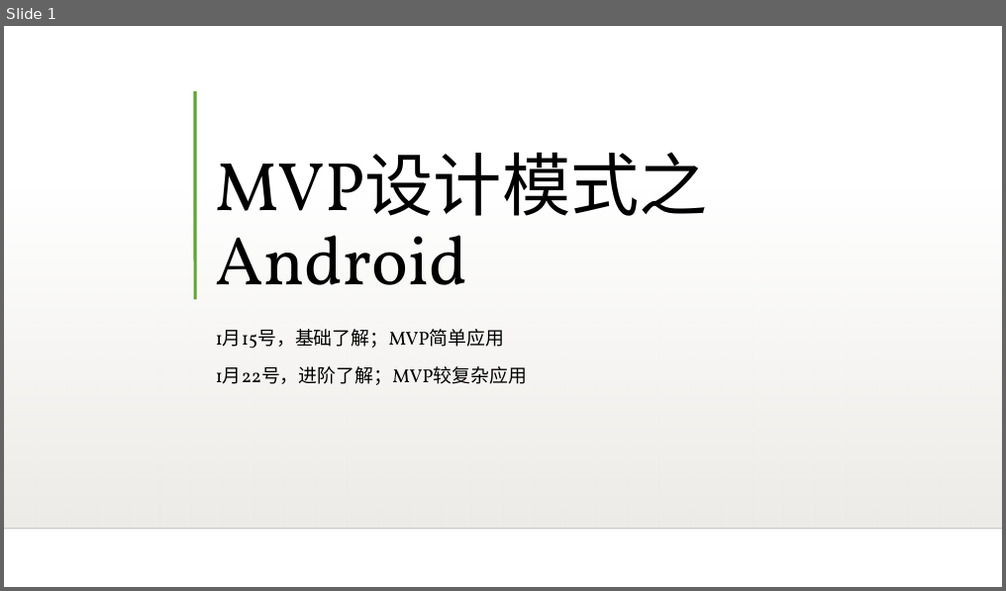
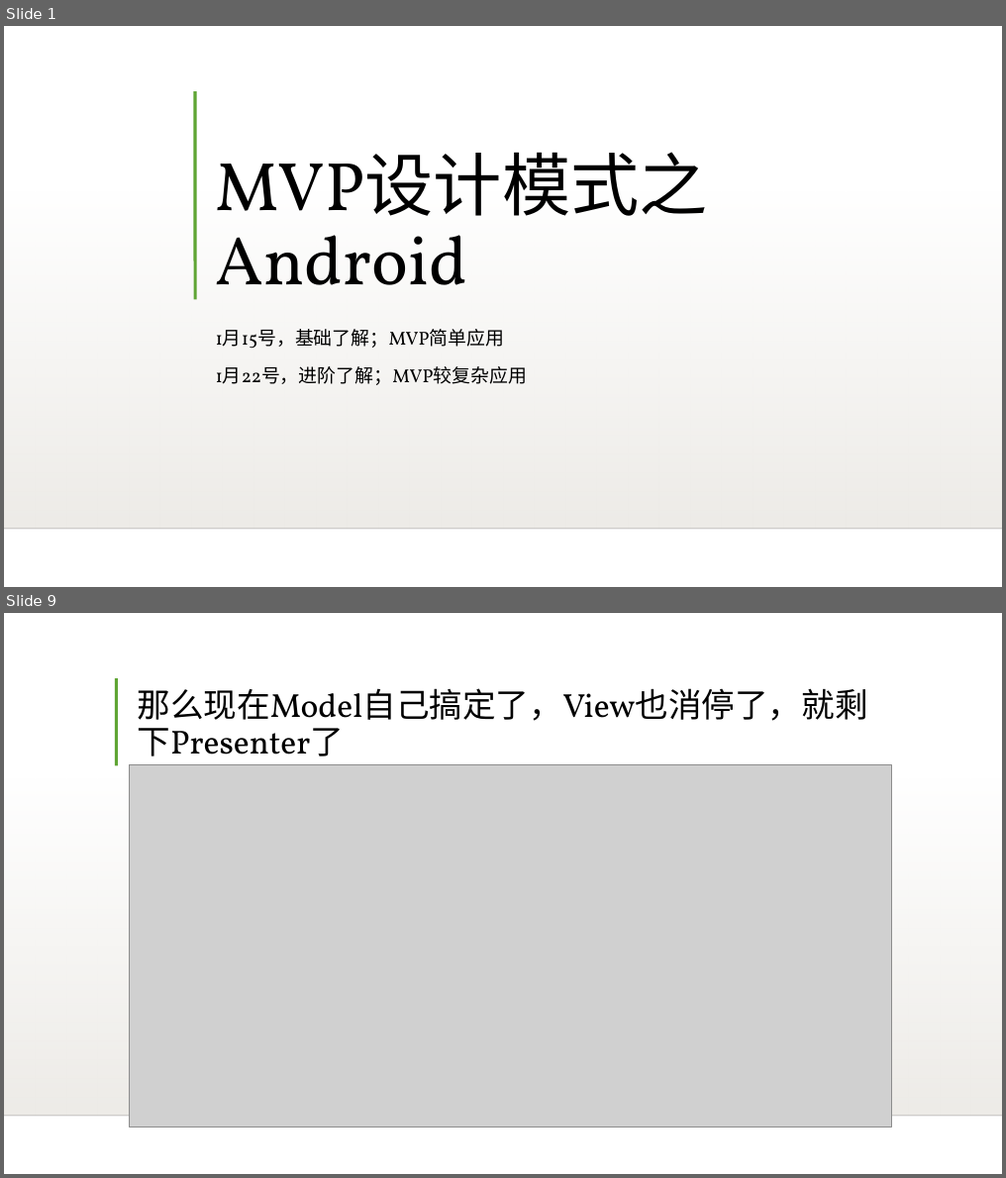
Before and after one commit to Yongcoder315/LearnUtils, a slide deck: MVP设计模式之Android.ppt. Shown one above the other, each under a label of ours: slide 1 before the commit, slides 1 and 9 after it; the slides between them are not shown. The pictures are 1006x591 and 1006x1178 pixels, drawn with LibreOffice and Linux fonts; fonts in the diff are those of the drawing; grey boxes stand for pictures; background and template pictures are left out. Boxes give left, top, right and bottom in pixels: in the first picture for what was removed or moved away, otherwise in the second. Text is boxed around its words. In the diff, an @@ line names an element or a change of style, - is before the commit and + after.

```diff
--- a/MVP设计模式之Android.ppt
+++ b/MVP设计模式之Android.ppt
@@ slide 9 added at (4,613,1002,1174), background picture (left out); not listed: 2 template elements that a slide beside it also shows @@
@@ line added from (116, 678) to (116, 765), #5FA534 3 pt @@
@@ title added at (137,688,867,757), 32 pt, text #000000 @@
+那么现在Model自己搞定了，View也消停了，就剩下Presenter了
@@ picture added at (130,764,891,1127) @@
```
Also in this commit, not shown: 1 slide changed, 8 other slides added.
